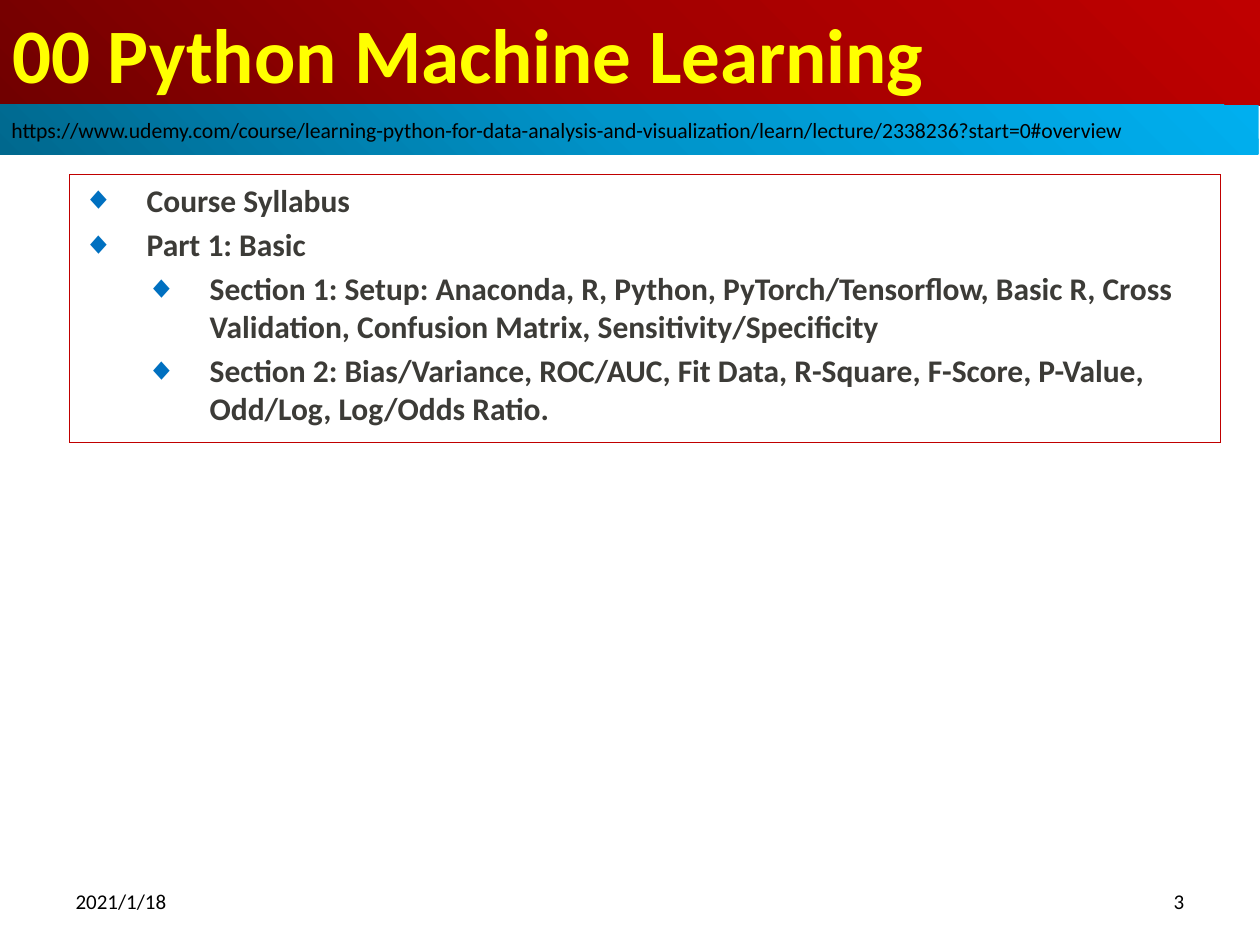
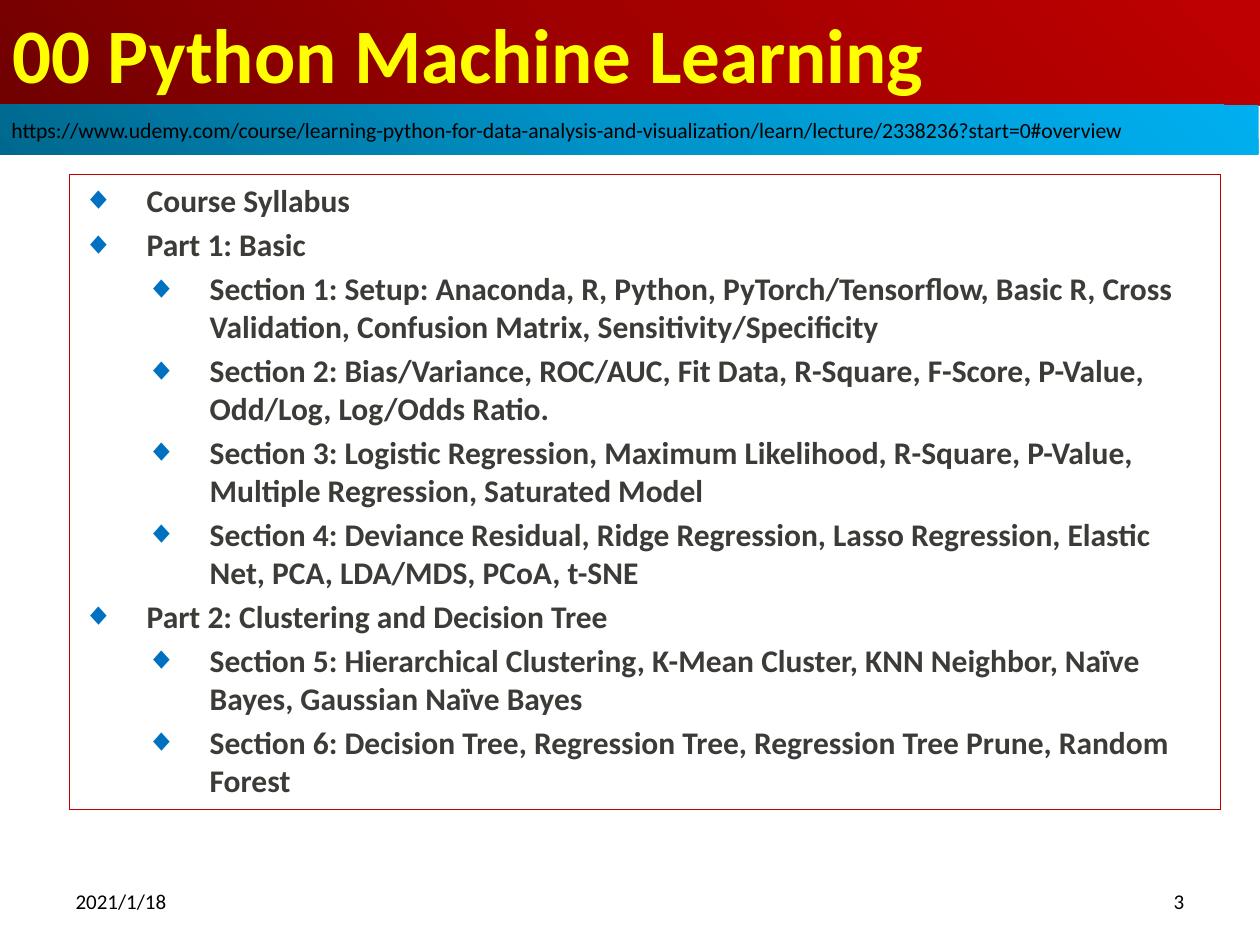
Before and after one commit to peterhchen/800_SVU_MachineLearning, a slide deck: slide 3 of 000_MachineLearning_Syllabus_V05.pptx. Drawn at 1260x945 pixels with LibreOffice and Linux fonts; fonts in the diff are those of the drawing. Boxes give left, top, right and bottom in pixels: in the first picture for what was removed or moved away, otherwise in the second. Text is boxed around its words. In the diff, an @@ line names an element or a change of style, - is before the commit and + after.

```diff
--- a/000_MachineLearning_Syllabus_V05.pptx
+++ b/000_MachineLearning_Syllabus_V05.pptx
@@ subtitle "Course Syllabus": place and size @@
-subtitle "Course Syllabus" at bbox=[71, 175, 1221, 444]
+subtitle "Course Syllabus" at bbox=[71, 175, 1221, 810]
@@ subtitle at bbox=[147, 442, 1169, 793]: paragraphs added @@
+  ◆ Section 3: Logistic Regression, Maximum Likelihood, R-Square, P-Value, Multiple Regression, Saturated Model
+  ◆ Section 4: Deviance Residual, Ridge Regression, Lasso Regression, Elastic Net, PCA, LDA/MDS, PCoA, t-SNE
+◆ Part 2: Clustering and Decision Tree
+  ◆ Section 5: Hierarchical Clustering, K-Mean Cluster, KNN Neighbor, Naïve Bayes, Gaussian Naïve Bayes
+  ◆ Section 6: Decision Tree, Regression Tree, Regression Tree Prune, Random Forest
```
Also in this commit, not shown: 1 other slide changed, 1 slide removed.
